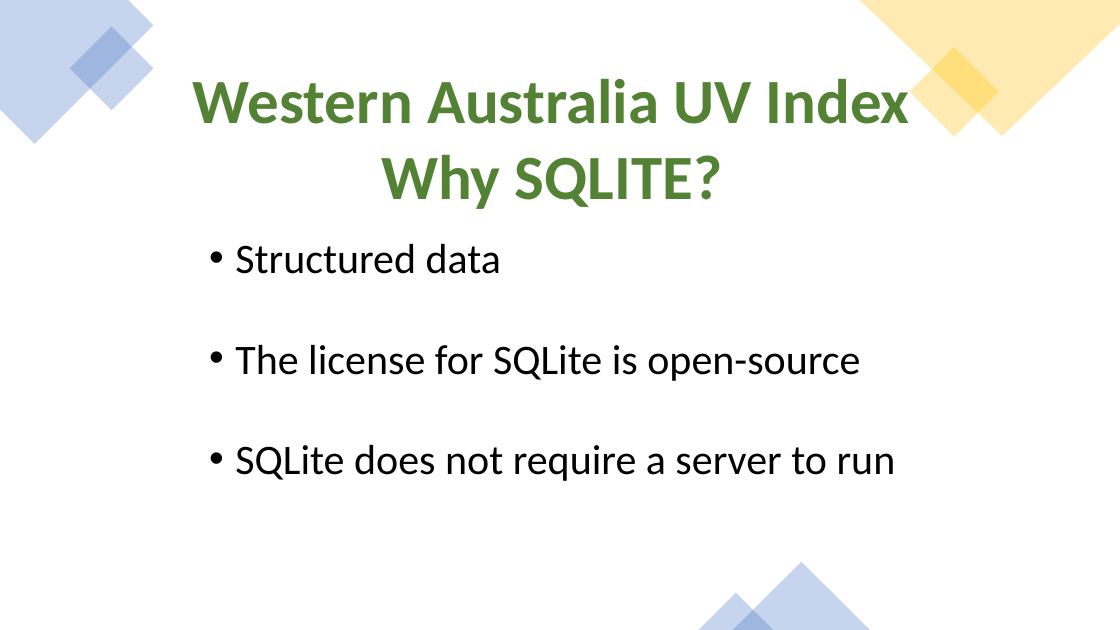
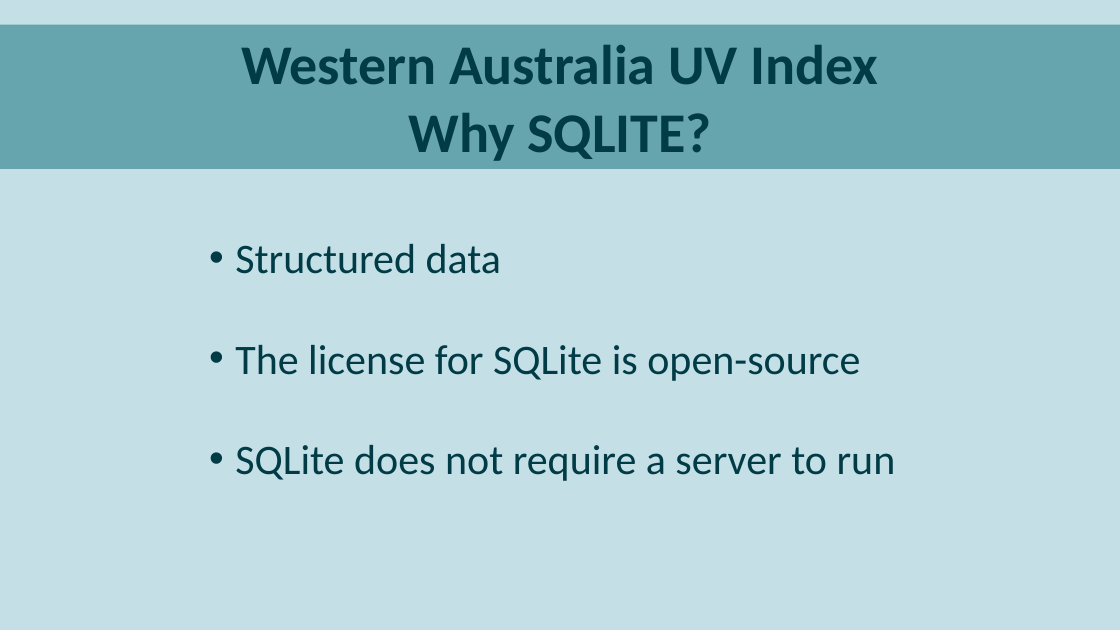
Before and after one commit to parastoorazavi/Data-Analytics-Project-2, a slide deck: slide 6 of Presentation.pptx. Drawn at 1120x630 pixels with LibreOffice and Linux fonts; fonts in the diff are those of the drawing. Boxes give left, top, right and bottom in pixels: in the first picture for what was removed or moved away, otherwise in the second. Text is boxed around its words. In the diff, an @@ line names an element or a change of style, - is before the commit and + after.

```diff
--- a/Presentation.pptx
+++ b/Presentation.pptx
@@ background #FFFFFF to #C4DFE6 @@
@@ rectangle "Western Australia UV Index" resized from (x1=193, y1=78, x2=910, y2=209) to (x1=0, y1=24, x2=1120, y2=169) @@
@@ rectangle "Western Australia UV Index" at (x1=0, y1=24, x2=1120, y2=169): size 54 to 48 pt, text colour #548235 to #003B46; fill none to #66A5AD @@
@@ freeform shape removed at (x1=0, y1=0, x2=154, y2=144) @@
@@ rectangle removed at (x1=70, y1=26, x2=154, y2=111) @@
@@ freeform shape removed at (x1=860, y1=0, x2=1120, y2=136) @@
@@ rectangle removed at (x1=909, y1=47, x2=999, y2=137) @@
@@ text "Structured data" at (x1=235, y1=244, x2=896, y2=481): text colour #000000 to #003B46 @@
@@ triangle removed at (x1=733, y1=562, x2=870, y2=630) @@
@@ triangle removed at (x1=699, y1=593, x2=774, y2=630) @@
```
Also in this commit, not shown: 11 other slides changed, 1 slide added, 1 slide removed, 2 other files.
